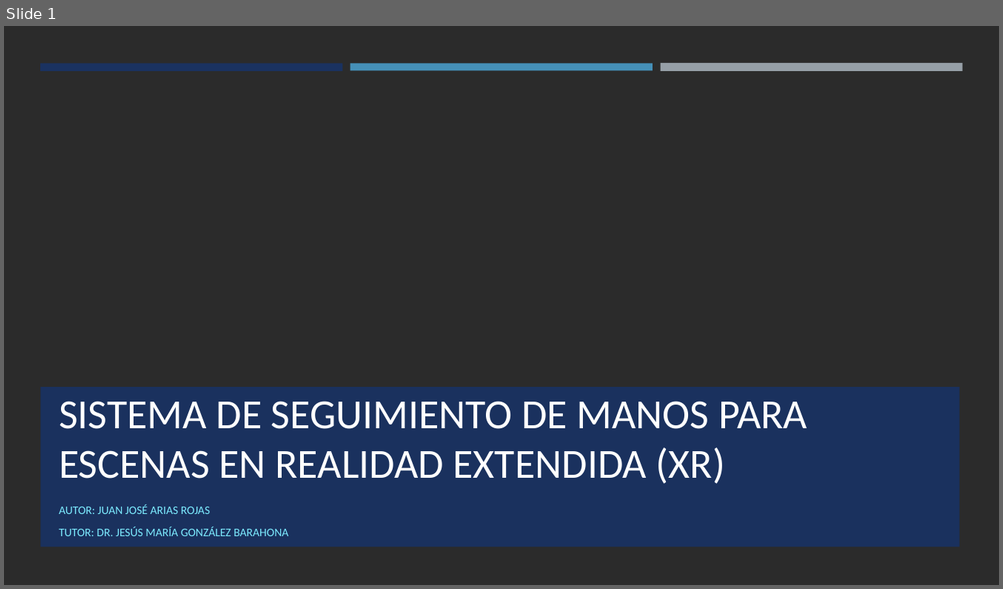
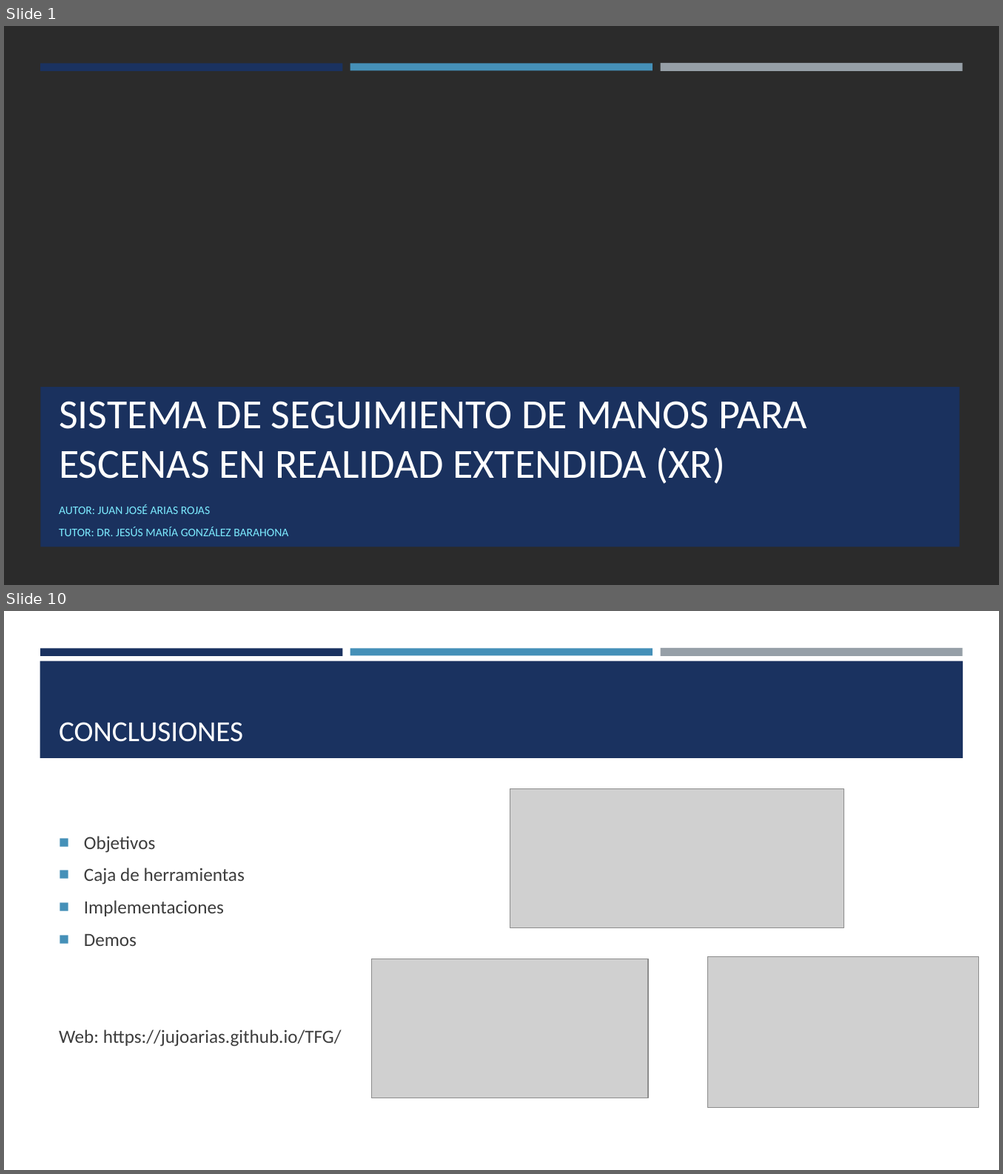
Before and after one commit to JuJoarias/TFG, a slide deck: presentacion/presentacion.pptx. Shown one above the other, each under a label of ours: slide 1 before the commit, slides 1 and 10 after it; the slides between them are not shown. The pictures are 1003x589 and 1003x1174 pixels, drawn with LibreOffice and Linux fonts; fonts in the diff are those of the drawing; grey boxes stand for pictures; background and template pictures are left out; a plain dark background stands for a picture behind light text. Boxes give left, top, right and bottom in pixels: in the first picture for what was removed or moved away, otherwise in the second. Text is boxed around its words. In the diff, an @@ line names an element or a change of style, - is before the commit and + after.

```diff
--- a/presentacion/presentacion.pptx
+++ b/presentacion/presentacion.pptx
@@ slide 10 added at <box>4,611,999,1170</box>, background #FFFFFF @@
@@ rectangle added at <box>40,648,343,655</box>, fill #1A3260 @@
@@ rectangle added at <box>350,648,652,655</box>, fill #4590B8 @@
@@ rectangle added at <box>660,648,962,657</box>, fill #969FA7 @@
@@ rectangle added at <box>40,661,963,758</box>, fill #1A3260 @@
@@ title added at <box>59,722,243,742</box>, 28 pt, text #FFFFFF @@
+CONCLUSIONES
@@ picture added at <box>510,789,844,928</box> @@
@@ text added at <box>59,836,341,1047</box>, 18 pt, text #3D3D3D @@
+■ Objetivos
+■ Caja de herramientas
+■ Implementaciones
+■ Demos
+Web: https://jujoarias.github.io/TFG/
@@ picture added at <box>371,960,648,1099</box> @@
@@ picture added at <box>708,957,979,1109</box> @@
```
Also in this commit, not shown: 2 slides changed, 7 other slides added, 1 slide removed.
